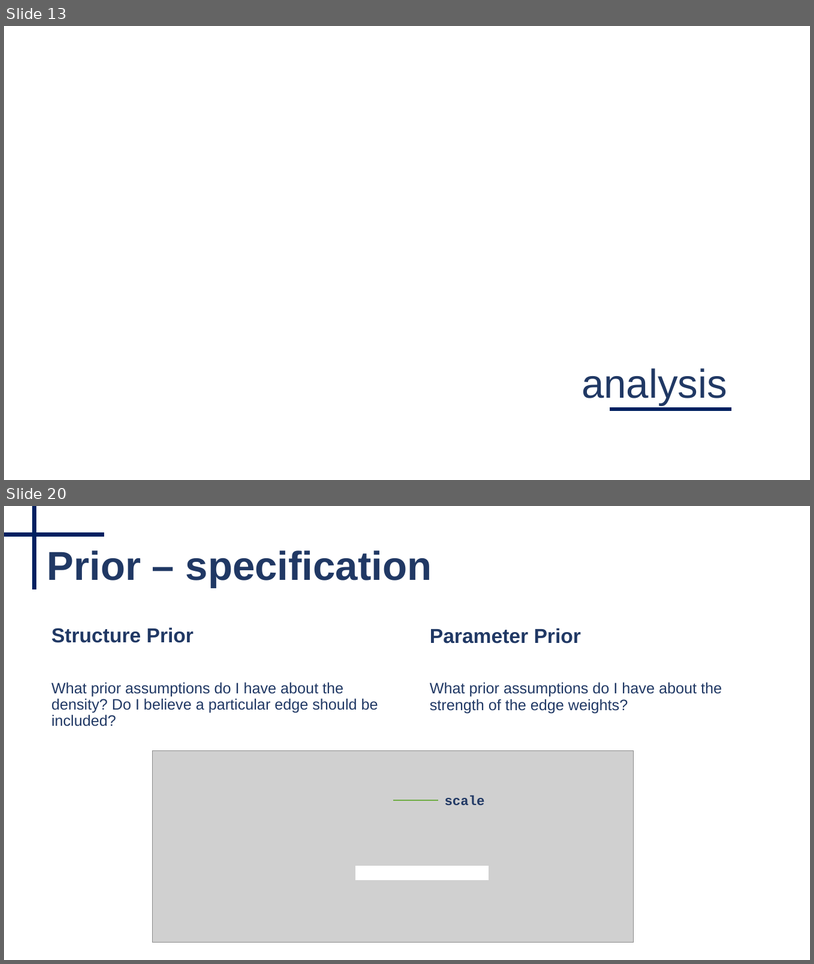
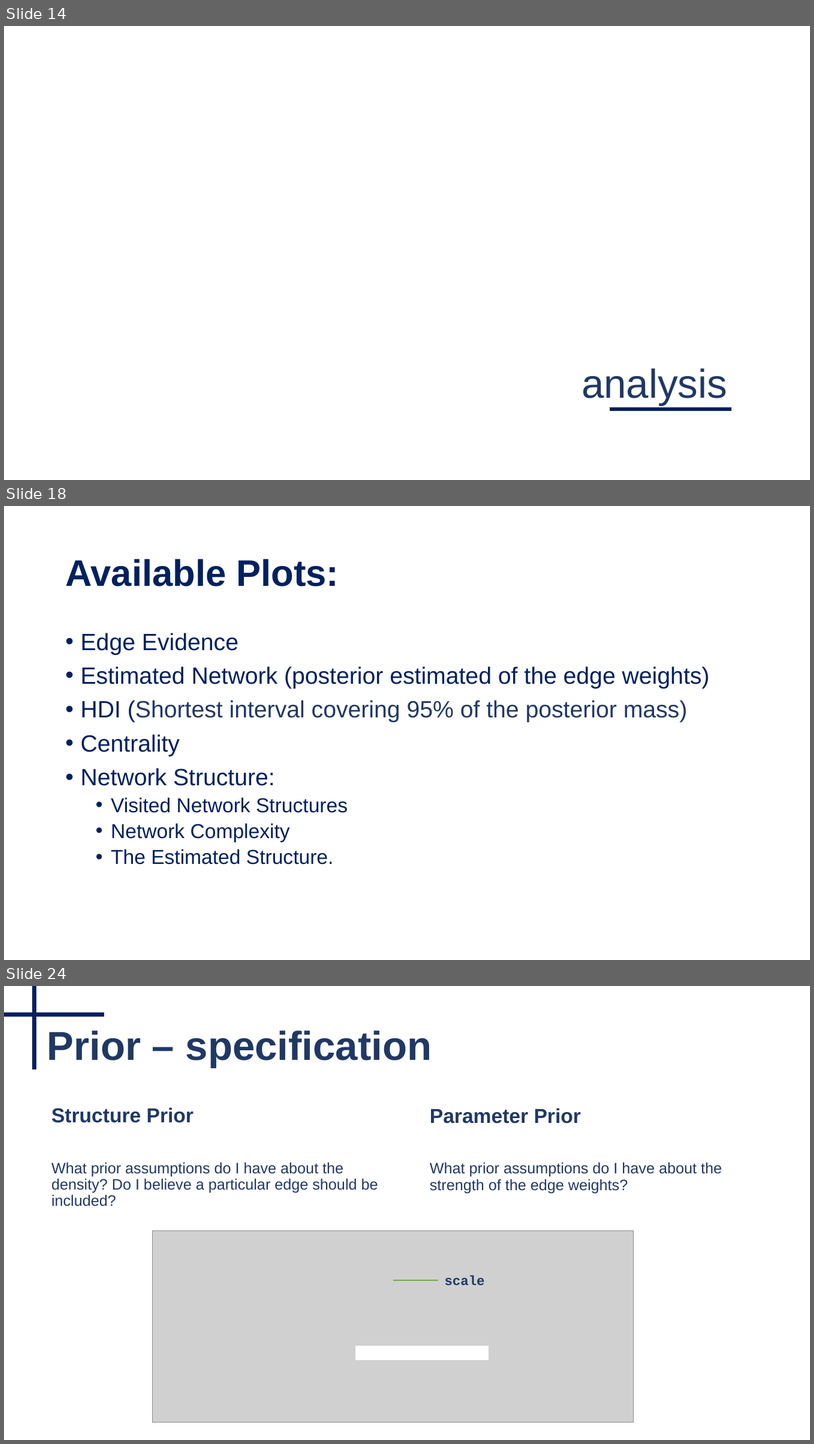
Before and after one commit to Bayesian-Graphical-Modelling-Lab/BGM_Workshops, a slide deck: 2_Tutorial/Part III - Tutorial.pptx. Shown one above the other, each under a label of ours: slides 13 and 20 before the commit, slides 14, 18 and 24 after it; the slides between them are not shown. The pictures are 814x964 and 814x1444 pixels, drawn with LibreOffice and Linux fonts; fonts in the diff are those of the drawing; grey boxes stand for pictures. Boxes give left, top, right and bottom in pixels: in the first picture for what was removed or moved away, otherwise in the second. Text is boxed around its words. In the diff, an @@ line names an element or a change of style, - is before the commit and + after.

```diff
--- a/2_Tutorial/Part III - Tutorial.pptx
+++ b/2_Tutorial/Part III - Tutorial.pptx
@@ slide 18 added at [4,506,810,960], background #FFFFFF @@
@@ title added at [65,559,339,586], 44 pt, text #002060, bold @@
+Available Plots:
@@ text added at [81,633,710,864], 28 pt, text #002060 @@
+• Edge Evidence
+• Estimated Network (posterior estimated of the edge weights)
+• HDI (Shortest interval covering 95% of the posterior mass)
+• Centrality
+• Network Structure:
+  • Visited Network Structures
+  • Network Complexity
+  • The Estimated Structure.
@@ what was slide 13 is now slide 14 @@
@@ what was slide 20 is now slide 24 @@
```
Also in this commit, not shown: 10 slides changed, 5 other slides added, 1 slide removed, 23 other files.
